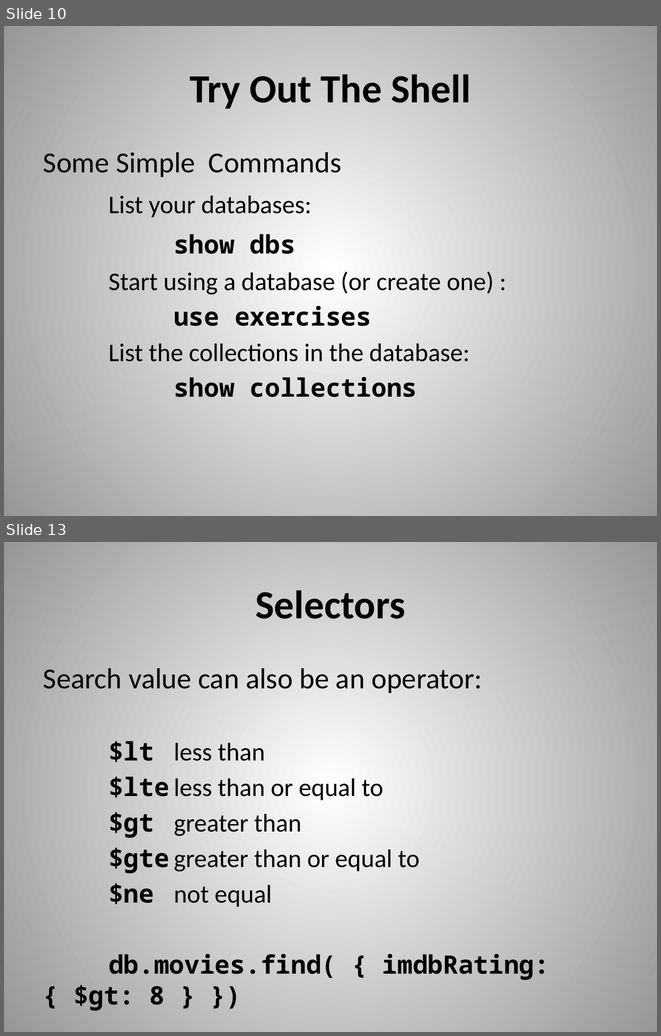
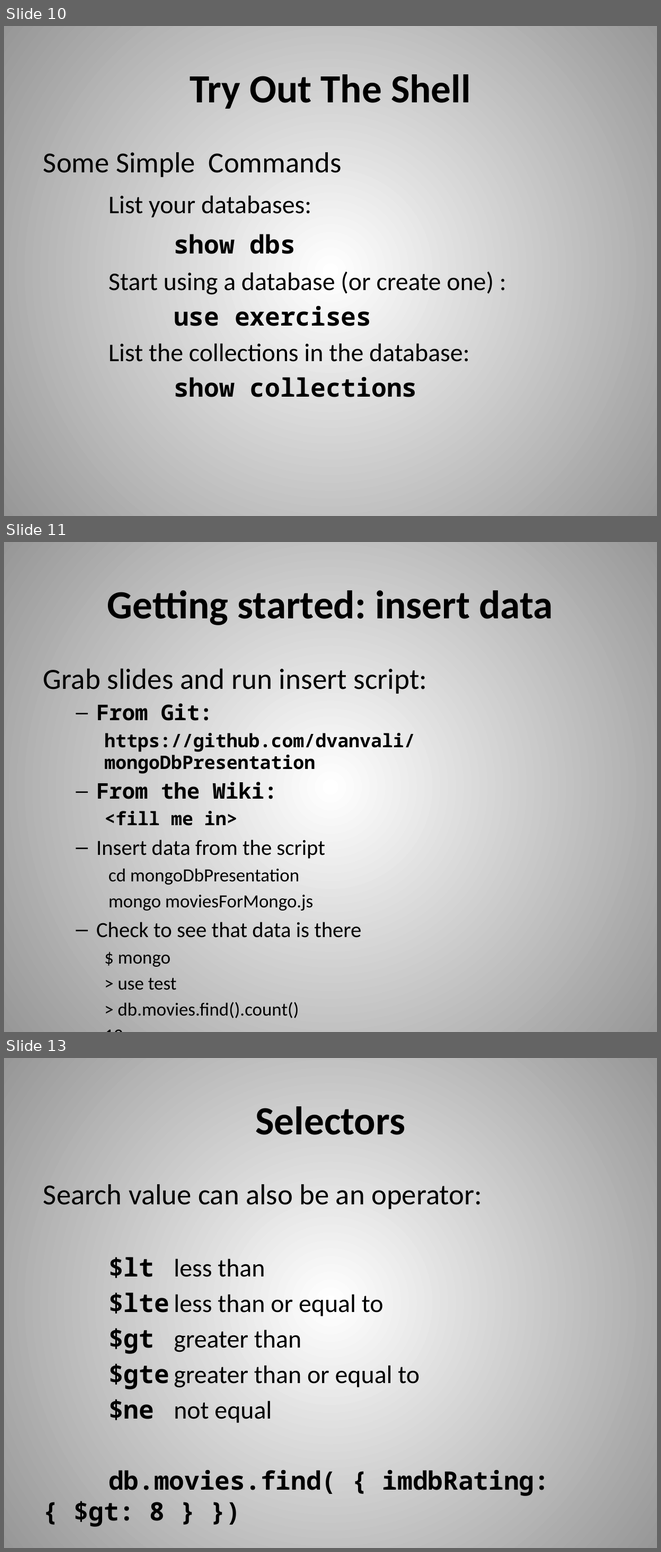
Before and after one commit to dvanvali/mongoDbPresentation, a slide deck: MongoDBChanges.pptx. Shown one above the other, each under a label of ours: slides 10 and 13 before the commit, slides 10, 11 and 13 after it; the slides between them are not shown. The pictures are 661x1036 and 661x1552 pixels, drawn with LibreOffice and Linux fonts; fonts in the diff are those of the drawing. Boxes give left, top, right and bottom in pixels: in the first picture for what was removed or moved away, otherwise in the second. Text is boxed around its words. In the diff, an @@ line names an element or a change of style, - is before the commit and + after.

```diff
--- a/MongoDBChanges.pptx
+++ b/MongoDBChanges.pptx
@@ slide 11 added at (4,542,657,1032), background gradient #FFFFFF to #979797 @@
@@ title added at (107,590,553,625), 44 pt, text #000000, bold @@
+Getting started: insert data
@@ text added at (43,668,427,1018), 20.4 pt, text #000000 @@
+Grab slides and run insert script:
+  – From Git:
+    https://github.com/dvanvali/mongoDbPresentation
+  – From the Wiki:
+    <fill me in>
+  – Insert data from the script
+    cd mongoDbPresentation
+    mongo moviesForMongo.js
+  – Check to see that data is there
+    $ mongo
+    > use test
+    > db.movies.find().count()
+    12
```
Also in this commit, not shown: 12 slides changed, 4 other slides added, 1 slide removed, 1 other file.
